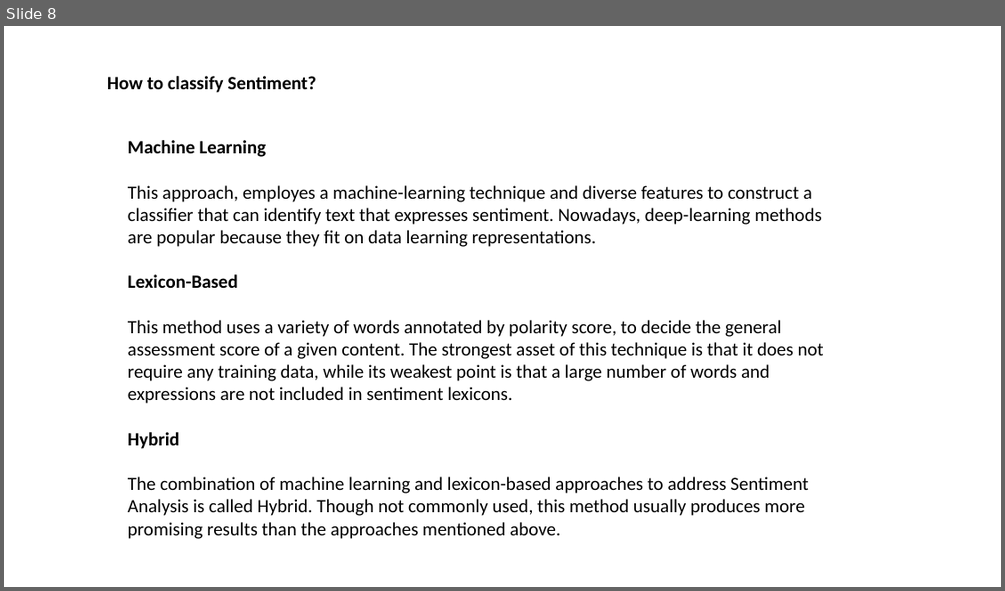
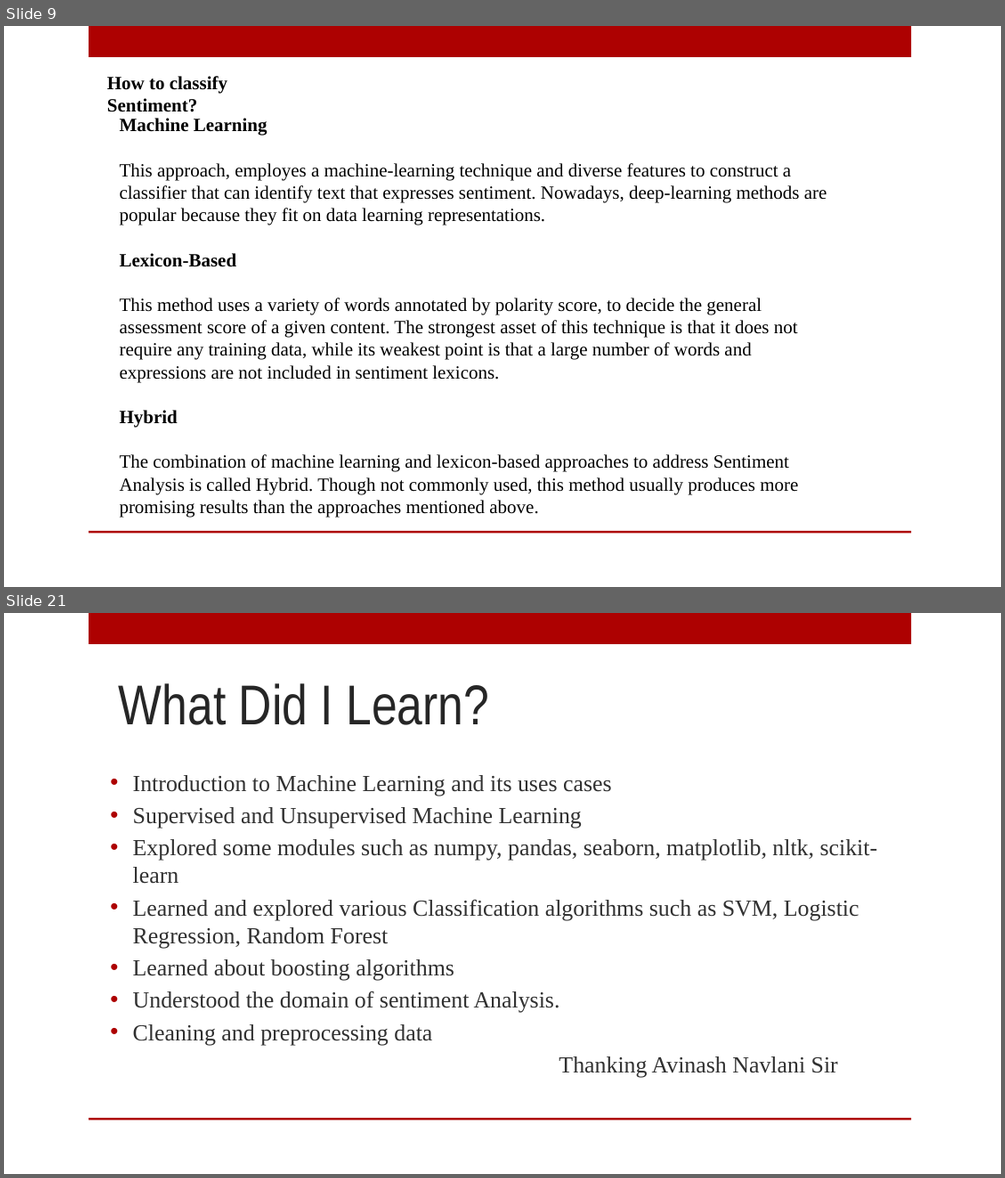
Before and after one commit to slugger07/ML-Experiments, a slide deck: Racism Analysis Twitter Data/Sentiment Analysis.pptx. Shown one above the other, each under a label of ours: slide 8 before the commit, slides 9 and 21 after it; the slides between them are not shown. The pictures are 1005x591 and 1005x1178 pixels, drawn with LibreOffice and Linux fonts; fonts in the diff are those of the drawing; background and template pictures are left out. Boxes give left, top, right and bottom in pixels: in the first picture for what was removed or moved away, otherwise in the second. Text is boxed around its words. In the diff, an @@ line names an element or a change of style, - is before the commit and + after.

```diff
--- a/Racism Analysis Twitter Data/Sentiment Analysis.pptx
+++ b/Racism Analysis Twitter Data/Sentiment Analysis.pptx
@@ slide 21 added at box(4, 613, 1001, 1174), background picture (left out); not listed: 2 template elements that a slide beside it also shows @@
@@ title added at box(119, 683, 489, 725), 54 pt, text #262626 @@
+What Did I Learn?
@@ text added at box(133, 775, 878, 1078), 22.2 pt, text #303030 @@
+• Introduction to Machine Learning and its uses cases
+• Supervised and Unsupervised Machine Learning
+• Explored some modules such as numpy, pandas, seaborn, matplotlib, nltk, scikit-learn
+• Learned and explored various Classification algorithms such as SVM, Logistic Regression, Random Forest
+• Learned about boosting algorithms
+• Understood the domain of sentiment Analysis.
+• Cleaning and preprocessing data
+Thanking Avinash Navlani Sir
@@ what was slide 8 is now slide 9 @@
@@ slide 9 changed as well @@
@@ rectangle added at box(89, 26, 911, 57), fill #AD0101 @@
@@ text "How to classify Sentiment?" at box(107, 76, 227, 112): font Calibri to Times New Roman @@
@@ text "Machine Learning" at box(120, 118, 827, 517): font Calibri to Times New Roman @@
@@ text "Machine Learning": place and size @@
-text "Machine Learning" at box(128, 140, 824, 539)
+text "Machine Learning" at box(120, 118, 827, 517)
@@ rectangle added at box(89, 531, 911, 533), fill #AD0101 @@
```
Also in this commit, not shown: 5 other slides changed, 15 other slides added, 4 slides removed, 1 other file.
